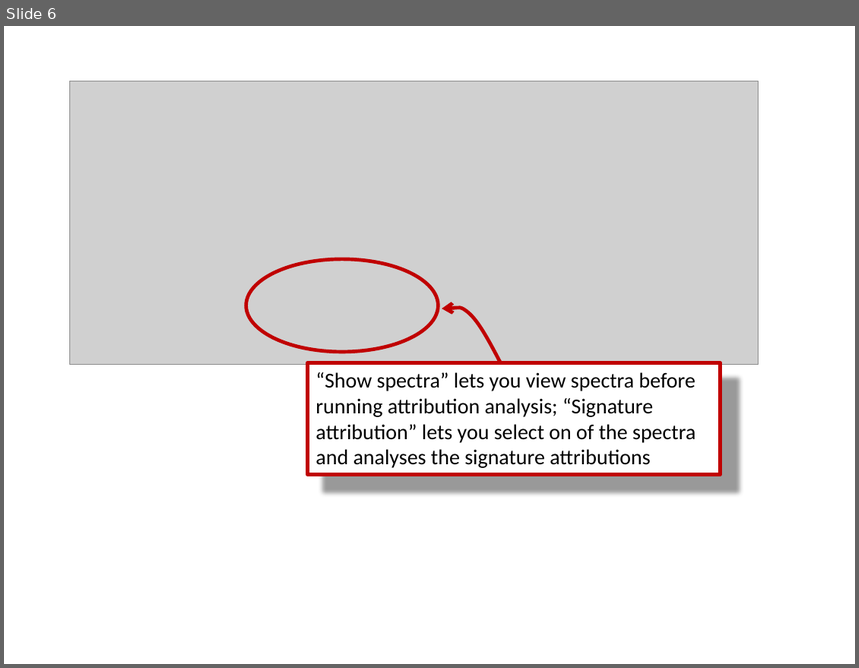
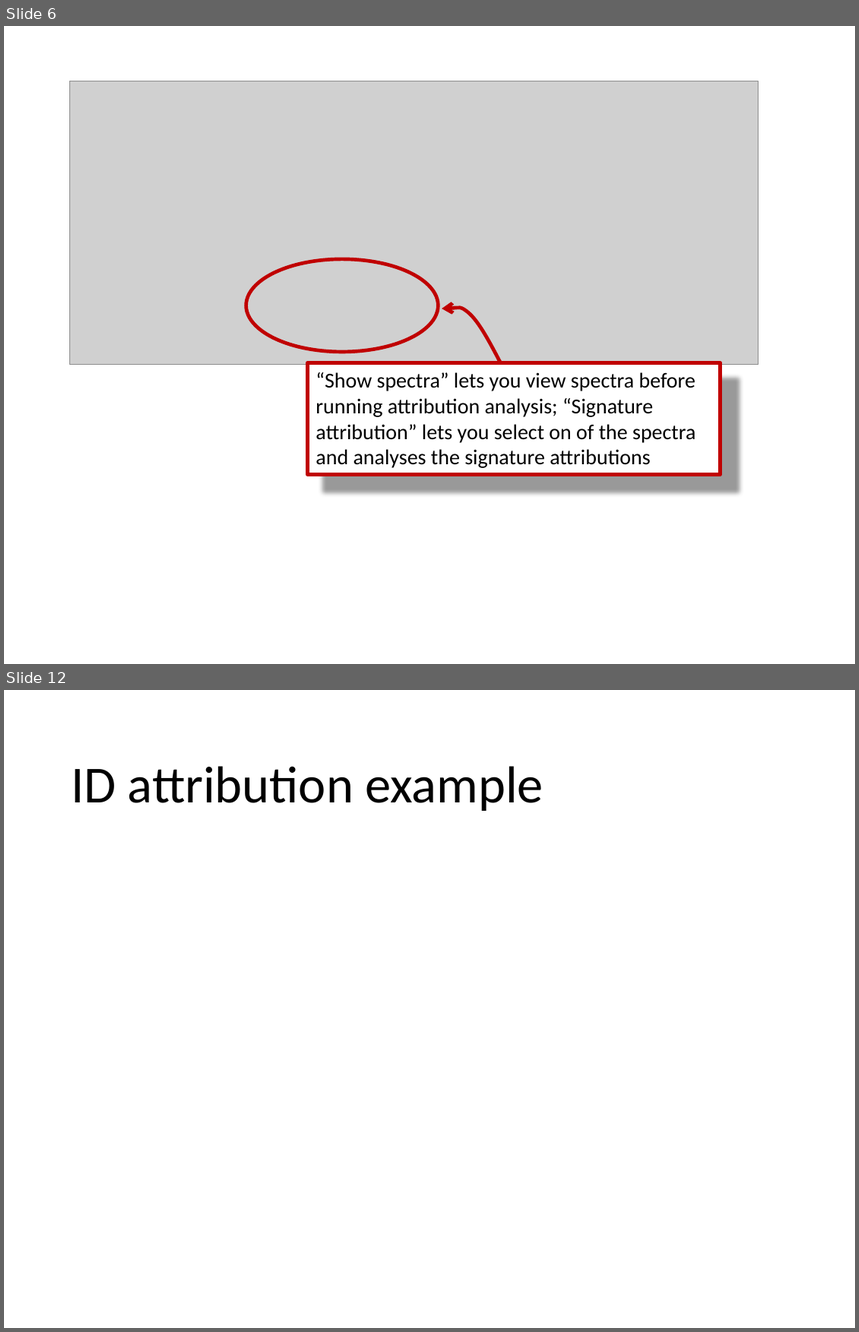
Before and after one commit to steverozen/mSigAct.server, a slide deck: data-raw/attribution-guide.pptx. Shown one above the other, each under a label of ours: slide 6 before the commit, slides 6 and 12 after it; the slides between them are not shown. The pictures are 859x668 and 859x1332 pixels, drawn with LibreOffice and Linux fonts; fonts in the diff are those of the drawing; grey boxes stand for pictures. Boxes give left, top, right and bottom in pixels: in the first picture for what was removed or moved away, otherwise in the second. Text is boxed around its words. In the diff, an @@ line names an element or a change of style, - is before the commit and + after.

```diff
--- a/data-raw/attribution-guide.pptx
+++ b/data-raw/attribution-guide.pptx
@@ slide 12 added at (x1=4, y1=690, x2=855, y2=1328), background #FFFFFF @@
@@ title added at (x1=71, y1=766, x2=544, y2=811), 44 pt, text #000000 @@
+ID attribution example
```
Also in this commit, not shown: 8 other slides added, 4 slides removed, 36 other files.
